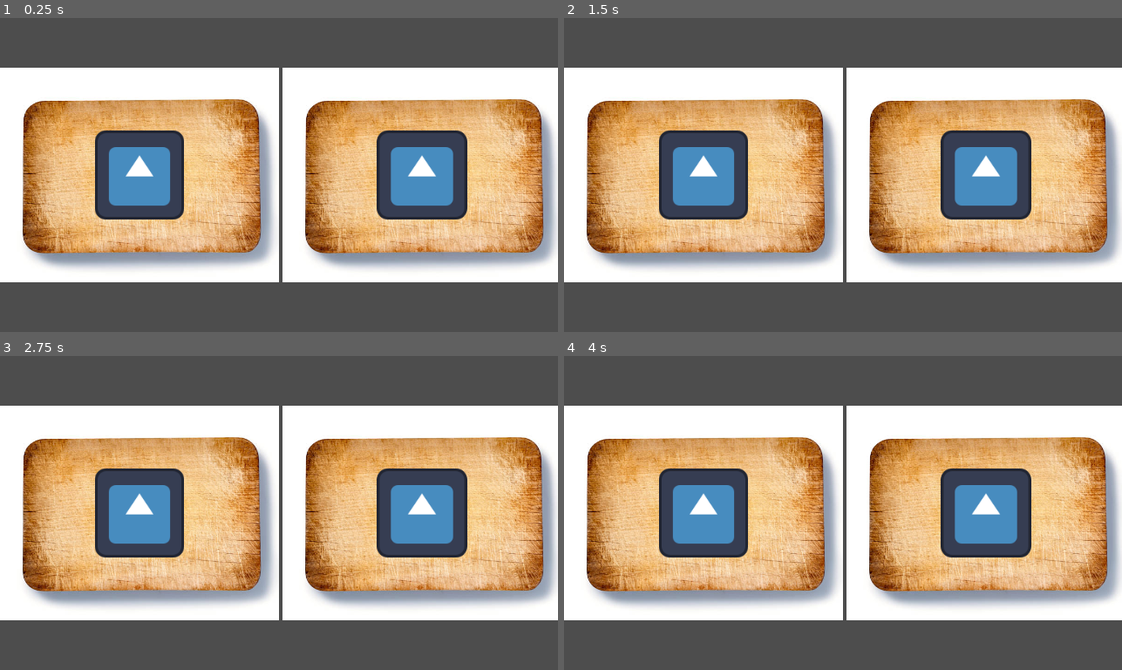
Above: before the commit, frames 1-4 (two rows, left to right).
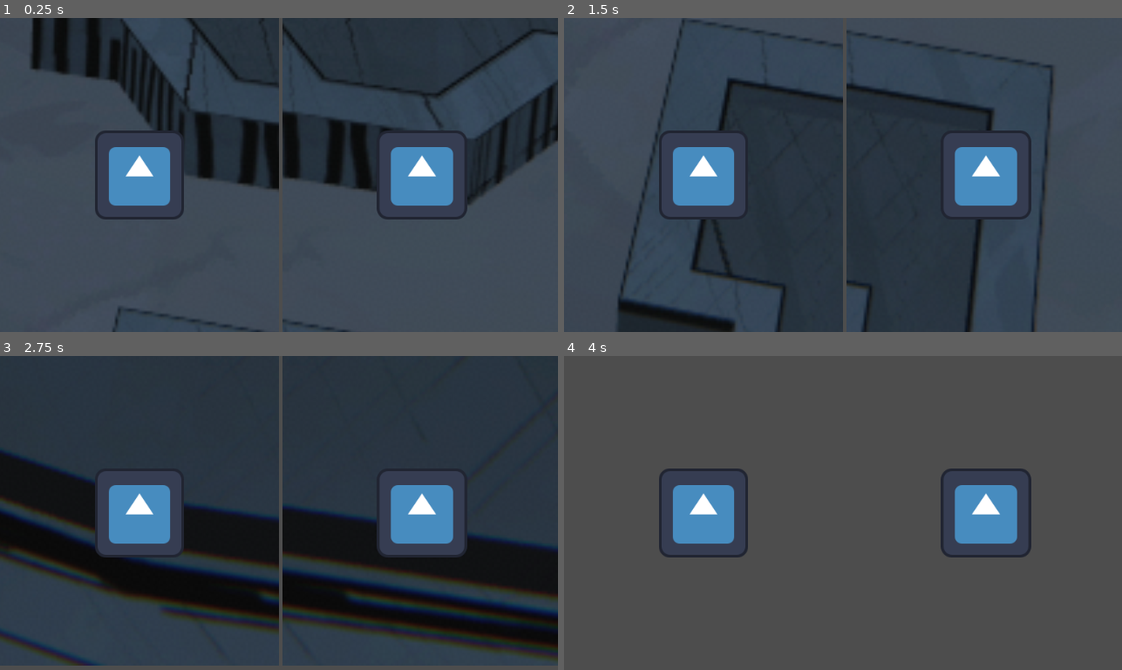
Above: after the commit, the same moments.

Repository: Fullbust505/GameJam2026
Game: Godot game, scene res://scenes/cam_template.tscn
Two runs of this game, one before a commit and one after it. Both use one fixed random seed, a clock stepped at 60 frames per second and the inputs below. Before the commit the project starts from res://scenes/nage_level_view.tscn. The engine's default icon, where the game draws it, is replaced by a stand-in: a white triangle on a blue panel in a dark square.
Inputs:
- Up to frame 1 (0.25 s): no input
- Up to frame 2 (1.5 s): tap Enter (ui_accept) at 0.5, 0.6, 0.77, 1.07, 1.35 s; hold Right (ui_right) from 0.53 s (still down)
- Up to frame 3 (2.75 s): tap Enter (ui_accept) at 1.52, 1.82, 2.1 s; release Right (ui_right) at 2.03 s; hold Left (ui_left) from 2.03 s (still down)
- Up to frame 4 (4 s): release Left (ui_left) at 2.78 s; hold Right (ui_right) from 2.78 s (still down); tap Enter (ui_accept) at 2.85, 3.02, 3.32, 3.5, 3.6, 3.77 s

The runs differ from the first frame. In frame 1, 74% of the frame differs, in the area x 0-100%, y 0-100%; in frame 2, 70%; in frame 3, 89%, in the area x 0-100%, y 0-99%; in frame 4, 59%.

Commit message:
clean up pour le template de camera viewport appelle ça comme tu veux

Diff:
--- a/monsieur-monstre-jeux/player.gd
+++ /dev/null
@@ -1,25 +0,0 @@
-extends CharacterBody2D
-
-
-const SPEED = 300.0
-const JUMP_VELOCITY = -400.0
-
-
-func _physics_process(delta: float) -> void:
-	# Add the gravity.
-	if not is_on_floor():
-		velocity += get_gravity() * delta
-
-	# Handle jump.
-	if Input.is_action_just_pressed("ui_accept") and is_on_floor():
-		velocity.y = JUMP_VELOCITY
-
-	# Get the input direction and handle the movement/deceleration.
-	# As good practice, you should replace UI actions with custom gameplay actions.
-	var direction := Input.get_axis("ui_left", "ui_right")
-	if direction:
-		velocity.x = direction * SPEED
-	else:
-		velocity.x = move_toward(velocity.x, 0, SPEED)
-
-	move_and_slide()
--- a/monsieur-monstre-jeux/scenes/nage_level_view.tscn
+++ b/monsieur-monstre-jeux/scenes/cam_template.tscn
@@ -1,7 +1,7 @@
 [gd_scene format=3 uid="uid://bfbny43birx8b"]
 
 [ext_resource type="Script" uid="uid://c5fqa1ax7aw5v" path="res://scripts/world.gd" id="1_n5pg7"]
-[ext_resource type="PackedScene" uid="uid://duj8xj1kbg5w8" path="res://scenes/cuisine_level.tscn" id="1_yqrkj"]
+[ext_resource type="PackedScene" uid="uid://da4q0glx3nck1" path="res://scenes/apnee_level.tscn" id="2_n5pg7"]
 
 [node name="Node" type="Node" unique_id=1193111562]
 script = ExtResource("1_n5pg7")
@@ -18,7 +18,7 @@
 size = Vector2i(320, 360)
 render_target_update_mode = 4
 
-[node name="Level" parent="HBoxContainer/P1_view_container/P1_view" unique_id=2062969420 instance=ExtResource("1_yqrkj")]
+[node name="Level" parent="HBoxContainer/P1_view_container/P1_view" unique_id=2062969420 instance=ExtResource("2_n5pg7")]
 
 [node name="P1Cam" type="Camera2D" parent="HBoxContainer/P1_view_container/P1_view" unique_id=1998250280]
 
--- a/monsieur-monstre-jeux/scenes/cut_P2.tscn
+++ /dev/null
@@ -1,24 +0,0 @@
-[gd_scene format=3 uid="uid://3f1odqe353cn"]
-
-[ext_resource type="Texture2D" uid="uid://bbxo30ypwsfeu" path="res://sprites/icon.svg" id="2_3ccfh"]
-
-[sub_resource type="PhysicsMaterial" id="PhysicsMaterial_c4gc8"]
-
-[sub_resource type="RectangleShape2D" id="RectangleShape2D_c4gc8"]
-size = Vector2(46.931034, 43.103447)
-
-[node name="P2" type="Node2D" unique_id=2103489380]
-scale = Vector2(0.8000001, 0.8000001)
-
-[node name="Sprite2D" type="Sprite2D" parent="." unique_id=2103890599]
-scale = Vector2(1.013, 1)
-texture = ExtResource("2_3ccfh")
-
-[node name="RigidBody2D" type="RigidBody2D" parent="." unique_id=1093869996]
-mass = 70.0
-physics_material_override = SubResource("PhysicsMaterial_c4gc8")
-gravity_scale = 0.0
-
-[node name="CollisionShape2D" type="CollisionShape2D" parent="RigidBody2D" unique_id=922787149]
-scale = Vector2(2.5, 2.5)
-shape = SubResource("RectangleShape2D_c4gc8")
--- a/monsieur-monstre-jeux/scenes/nage_P1.tscn
+++ b/monsieur-monstre-jeux/scenes/nage_P1.tscn
@@ -18,7 +18,6 @@
 [node name="RigidBody2D" type="RigidBody2D" parent="." unique_id=1093869996]
 mass = 70.0
 physics_material_override = SubResource("PhysicsMaterial_c4gc8")
-gravity_scale = 0.0
 
 [node name="CollisionShape2D" type="CollisionShape2D" parent="RigidBody2D" unique_id=922787149]
 scale = Vector2(2.5, 2.5)
--- a/monsieur-monstre-jeux/scenes/nage_P2.tscn
+++ b/monsieur-monstre-jeux/scenes/nage_P2.tscn
@@ -19,7 +19,6 @@
 [node name="RigidBody2D" type="RigidBody2D" parent="." unique_id=1093869996]
 mass = 70.0
 physics_material_override = SubResource("PhysicsMaterial_c4gc8")
-gravity_scale = 0.0
 
 [node name="CollisionShape2D" type="CollisionShape2D" parent="RigidBody2D" unique_id=922787149]
 scale = Vector2(2.5, 2.5)
--- a/monsieur-monstre-jeux/scenes/swim_P1.tscn
+++ /dev/null
@@ -1,22 +0,0 @@
-[gd_scene format=3 uid="uid://eua0qi6j81g1"]
-
-[ext_resource type="Texture2D" uid="uid://bbxo30ypwsfeu" path="res://sprites/icon.svg" id="2_x1ftj"]
-
-[sub_resource type="PhysicsMaterial" id="PhysicsMaterial_c4gc8"]
-
-[sub_resource type="RectangleShape2D" id="RectangleShape2D_c4gc8"]
-size = Vector2(46.931034, 43.103447)
-
-[node name="P1" type="Node2D" unique_id=2103489380]
-scale = Vector2(0.79999846, 0.79999846)
-
-[node name="Sprite2D" type="Sprite2D" parent="." unique_id=2103890599]
-texture = ExtResource("2_x1ftj")
-
-[node name="RigidBody2D" type="RigidBody2D" parent="." unique_id=1093869996]
-mass = 70.0
-physics_material_override = SubResource("PhysicsMaterial_c4gc8")
-
-[node name="CollisionShape2D" type="CollisionShape2D" parent="RigidBody2D" unique_id=922787149]
-scale = Vector2(2.5, 2.5)
-shape = SubResource("RectangleShape2D_c4gc8")
--- a/monsieur-monstre-jeux/scripts/cut_p1.gd
+++ /dev/null
@@ -1,11 +0,0 @@
-extends Node2D
-
-
-# Called when the node enters the scene tree for the first time.
-func _ready() -> void:
-	pass # Replace with function body.
-
-
-# Called every frame. 'delta' is the elapsed time since the previous frame.
-func _process(delta: float) -> void:
-	pass
--- a/monsieur-monstre-jeux/scripts/cut_p2.gd
+++ /dev/null
@@ -1,11 +0,0 @@
-extends Node2D
-
-
-# Called when the node enters the scene tree for the first time.
-func _ready() -> void:
-	pass # Replace with function body.
-
-
-# Called every frame. 'delta' is the elapsed time since the previous frame.
-func _process(delta: float) -> void:
-	pass
Not shown, removed: monsieur-monstre-jeux/player.gd.uid
Renamed: monsieur-monstre-jeux/scenes/anchor_level.tscn -> monsieur-monstre-jeux/scenes/apnee_level.tscn
Not shown, removed: monsieur-monstre-jeux/scripts/cut_p1.gd.uid
Not shown, removed: monsieur-monstre-jeux/scripts/cut_p2.gd.uid
